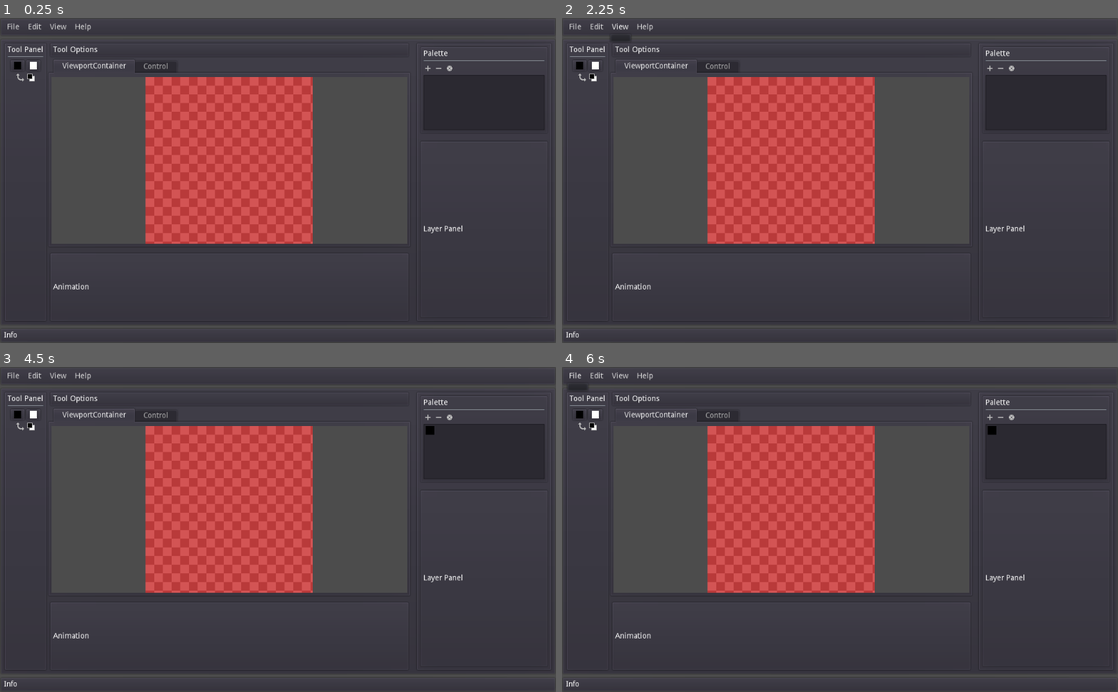
Above: before the commit, frames 1-4 (two rows, left to right).
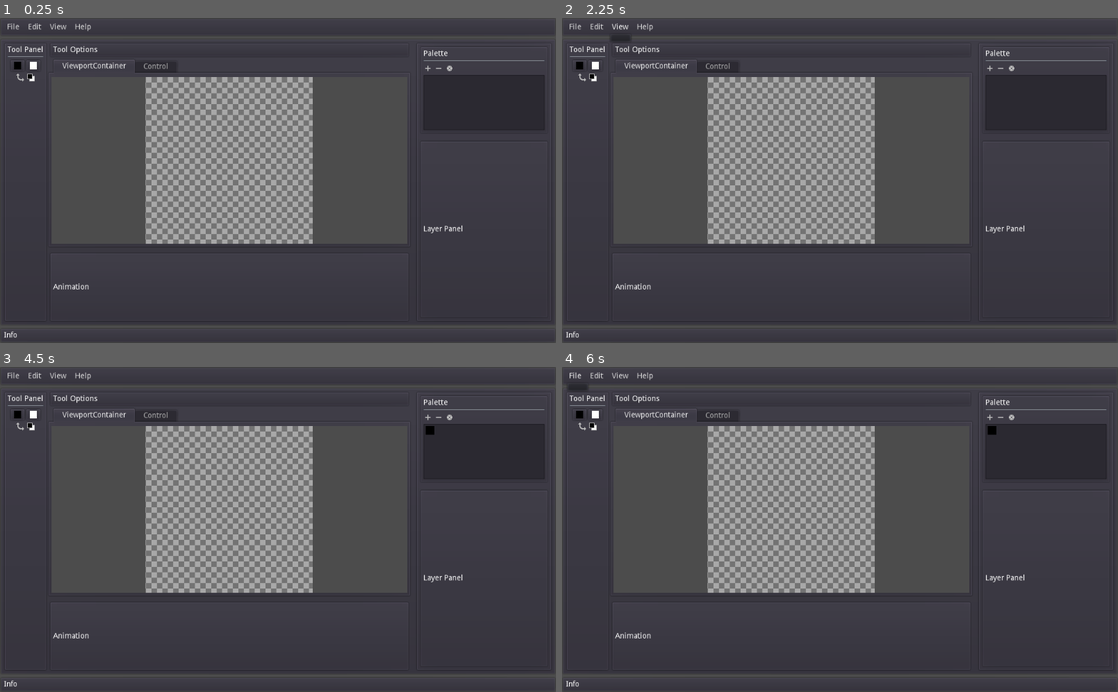
Above: after the commit, the same moments.

Repository: CatlockGames/Lattice
Game: Godot game, scene res://scenes/Lattice.tscn
Two runs of this game, one before a commit and one after it. Both use one fixed random seed, a clock stepped at 60 frames per second and the inputs below.
Inputs (mouse positions are in pixels of both pictures, inside the frame that each line leads up to):
- Up to frame 1 (0.25 s): no input
- Up to frame 2 (2.25 s): click "File" at 0.5 s; click "Edit" at 1.25 s; click "View" at 2 s
- Up to frame 3 (4.5 s): click (22, 425) at 2.75 s; click (33, 425) at 3.5 s; click (428, 419) at 4.25 s
- Up to frame 4 (6 s): click (1001, 419) at 5 s; click "File" at 5.75 s

The runs differ from the first frame. In frame 1, 15% of the frame differs, in the area x 26-57%, y 18-70%; in frame 2, 15%; in frame 3, 15%; in frame 4, 15%.

Commit message:
we overcomplicated it lol, only 2 lines now

Diff:
--- a/scripts/Camera2D.gd
+++ b/scripts/Camera2D.gd
@@ -29,11 +29,11 @@
 func zoom_camera(amount: float, target: Vector2) -> void:
 	offset += (-0.5 * get_viewport().size + target) * (zoom - zoom * amount)
 	zoom = zoom * amount
-	canvas.update_background(zoom.x)
+	canvas.update_background(zoom)
 
 func reset() -> void:
 	offset = canvas.size / 2
 	var viewport_size := get_viewport_rect().size
 	var zoom_fit: float = canvas.size.y / viewport_size.y
 	zoom = Vector2(zoom_fit, zoom_fit)
-	canvas.update_background(zoom.x)
+	canvas.update_background(zoom)
--- a/scripts/Canvas.gd
+++ b/scripts/Canvas.gd
@@ -2,6 +2,7 @@
 
 var foregroundPicker: ColorPickerButton
 var background: TextureRect
+var background_scale: float
 
 var layers := []
 var current_layer_index := 0
@@ -14,9 +15,10 @@
 func _ready() -> void:
 	foregroundPicker = find_parent("Main").find_node("Foreground")
 	background = get_node("../TransparentBackground")
+	background_scale = 10
 
 	size = Vector2(16, 16)
-	layers.append(Layer.new(size, Color(255, 0, 0, 0.5)))
+	layers.append(Layer.new(size))
 
 func _process(delta) -> void:
 	var mouse_pos = get_local_mouse_position()
@@ -39,15 +41,10 @@
 		if layer.show:
 			draw_texture(layer.texture, Vector2.ZERO)
 
-func update_background(zoom: float) -> void:
-	print(zoom)
-	var xy_ratio = size.x / size.y
-	var scale = Vector2(sqrt(size.y), sqrt(size.y))
-	var scale_factor = sqrt(size.y)
-	background.rect_scale = scale * zoom * scale_factor
-	scale.x *= xy_ratio
-	background.rect_size = scale / zoom / scale_factor
-
+# Updates the transparent background grid
+func update_background(zoom: Vector2) -> void:
+	background.rect_scale = zoom * background_scale
+	background.rect_size = size / zoom / background_scale
 
 func _on_ViewportContainer_mouse_entered() -> void:
 	focus = true
